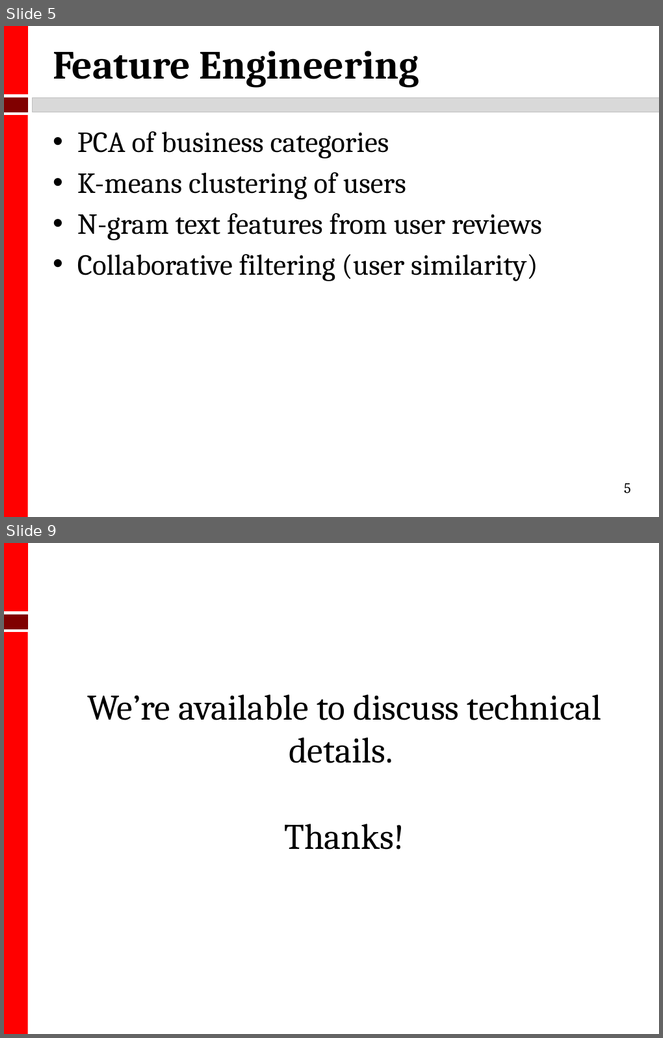
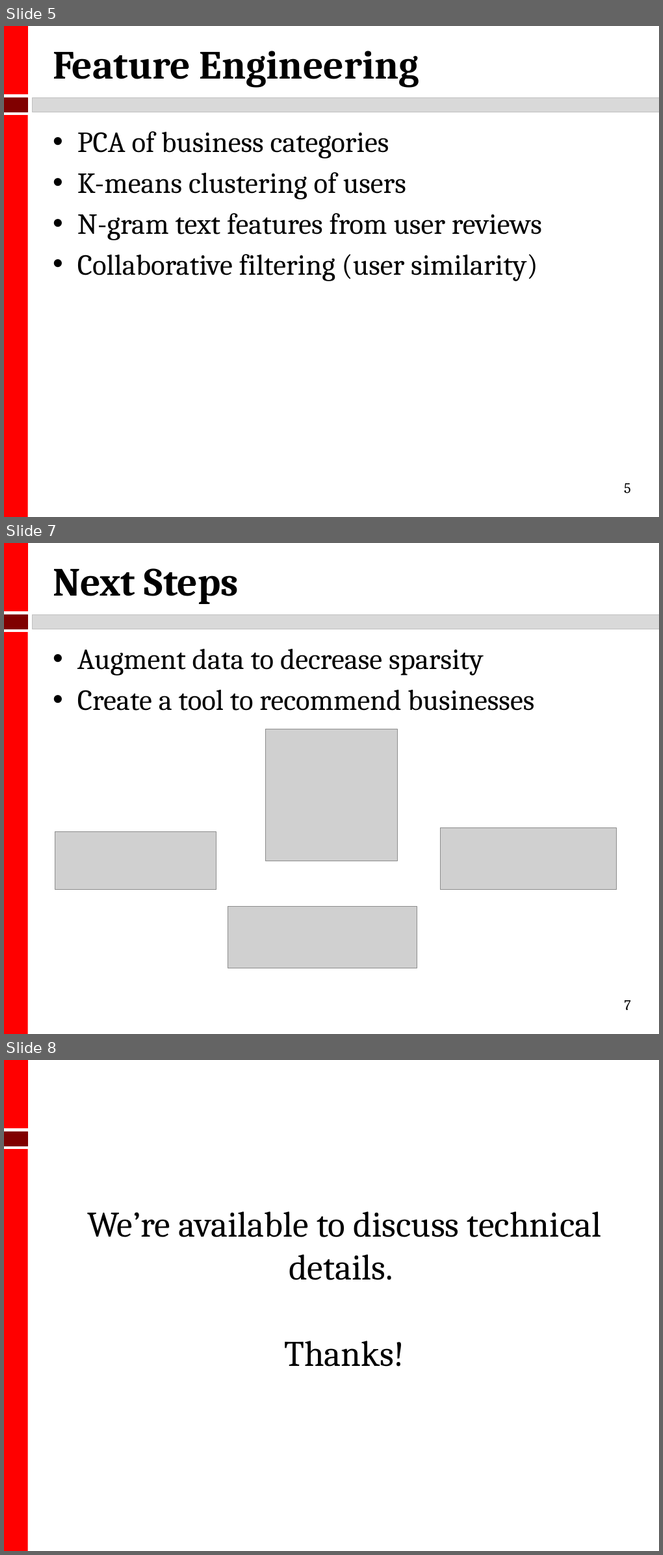
Before and after one commit to kmhoo/AdvancedMLProject, a slide deck: advML_final_presentation.pptx. Shown one above the other, each under a label of ours: slides 5 and 9 before the commit, slides 5, 7 and 8 after it; the slides between them are not shown. The pictures are 663x1038 and 663x1555 pixels, drawn with LibreOffice and Linux fonts; fonts in the diff are those of the drawing; grey boxes stand for pictures. Boxes give left, top, right and bottom in pixels: in the first picture for what was removed or moved away, otherwise in the second. Text is boxed around its words. In the diff, an @@ line names an element or a change of style, - is before the commit and + after.

```diff
--- a/advML_final_presentation.pptx
+++ b/advML_final_presentation.pptx
@@ slide 7 added at [4, 543, 659, 1034], background #FFFFFF; not listed: 4 template elements that a slide beside it also shows @@
@@ title added at [53, 568, 239, 604], 44 pt, text #000000, bold @@
+Next Steps
@@ text added at [77, 649, 534, 711], 32 pt, text #000000 @@
+• Augment data to decrease sparsity
+• Create a tool to recommend businesses
@@ picture added at [265, 729, 398, 861] @@
@@ picture added at [55, 832, 216, 889] @@
@@ picture added at [440, 828, 616, 889] @@
@@ picture added at [228, 906, 417, 968] @@
@@ page number added at [624, 1001, 631, 1010], 16 pt, text #000000 @@
+7
@@ what was slide 9 is now slide 8 @@
```
Also in this commit, not shown: 2 slides changed, 1 other slide added, 3 slides removed.
